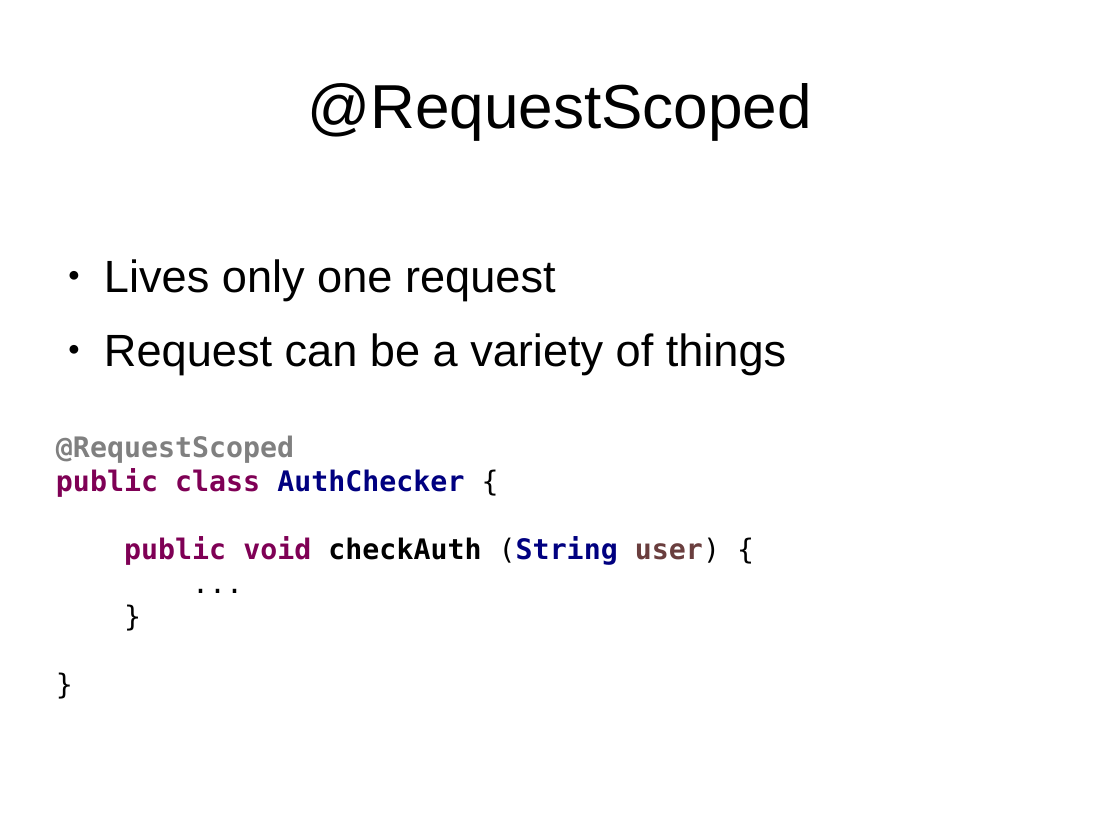
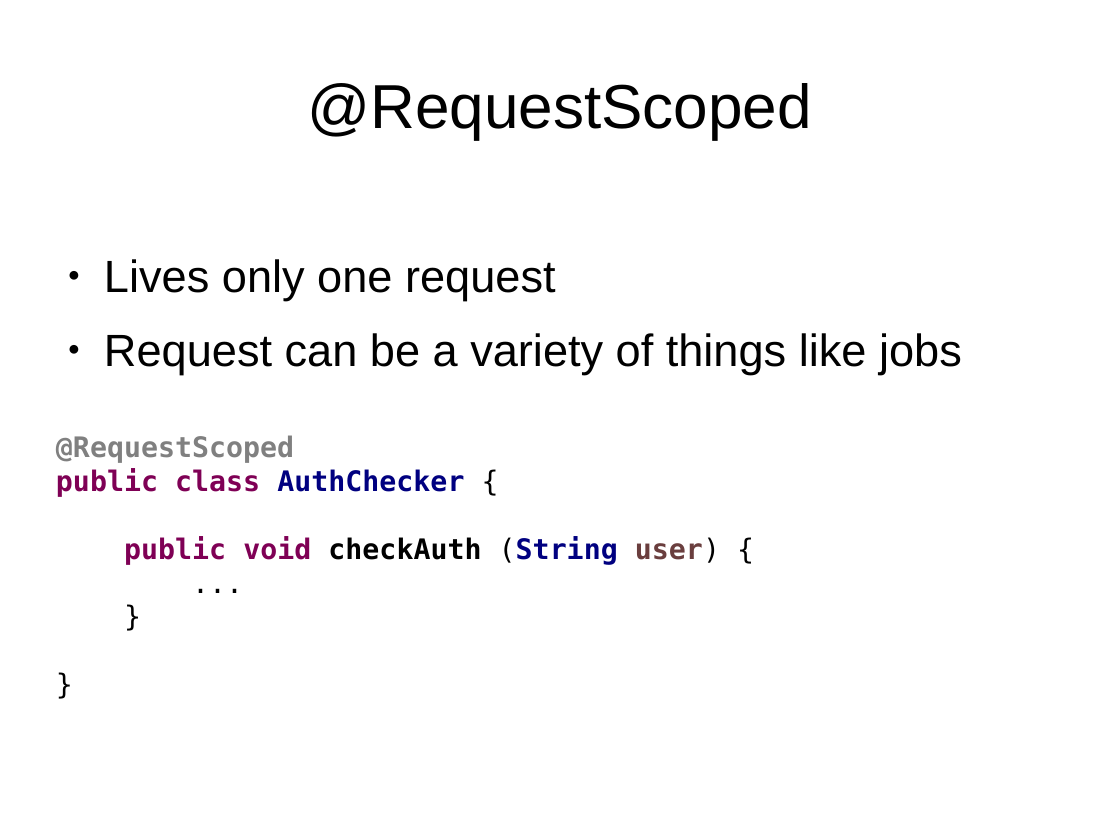
Before and after one commit to FrigoCoder/CDI, a slide deck: slide 80 of CDI.odp. Drawn at 1120x840 pixels with LibreOffice and Linux fonts; fonts in the diff are those of the drawing. Boxes give left, top, right and bottom in pixels: in the first picture for what was removed or moved away, otherwise in the second. Text is boxed around its words. In the diff, an @@ line names an element or a change of style, - is before the commit and + after.

```diff
--- a/CDI.odp
+++ b/CDI.odp
@@ text at <box>104,333,962,375</box>: text changed @@
-● Request can be a variety of things
+● Request can be a variety of things like jobs
```
Also in this commit, not shown: 1 other slide changed, 1 slide added.
